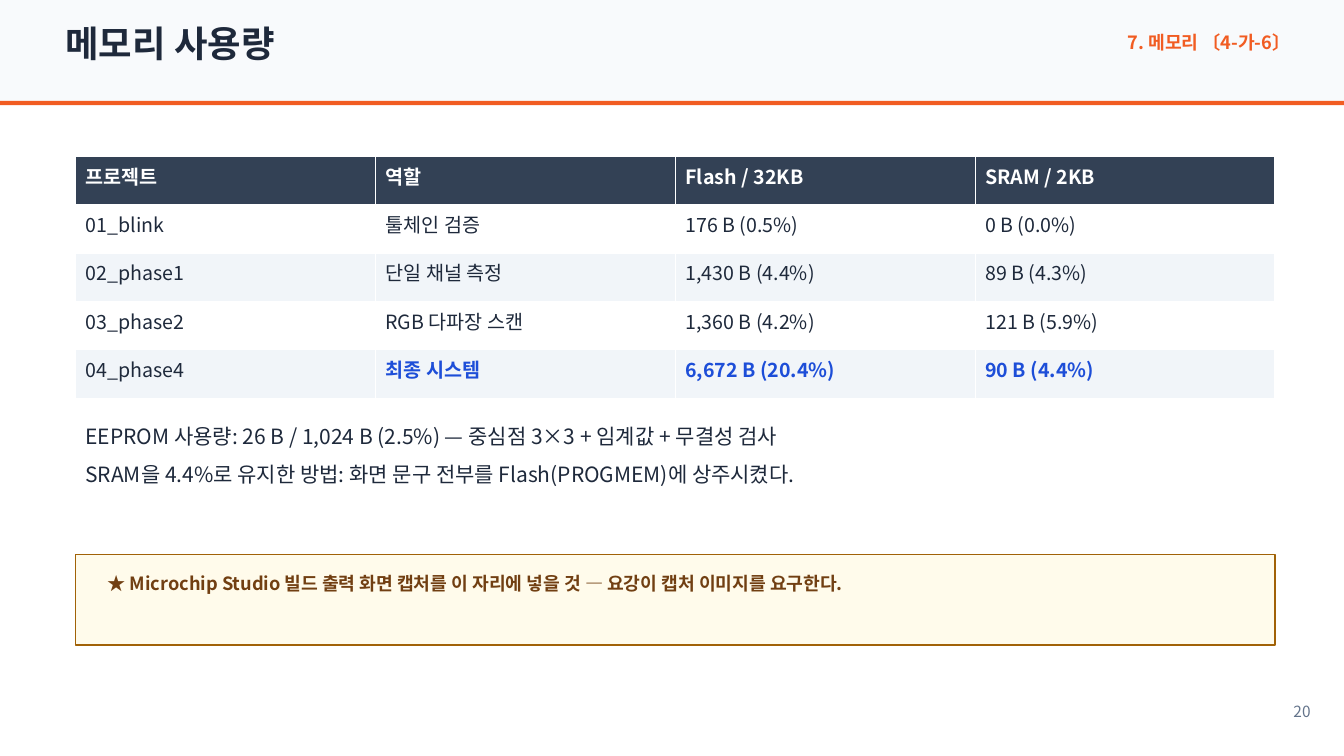
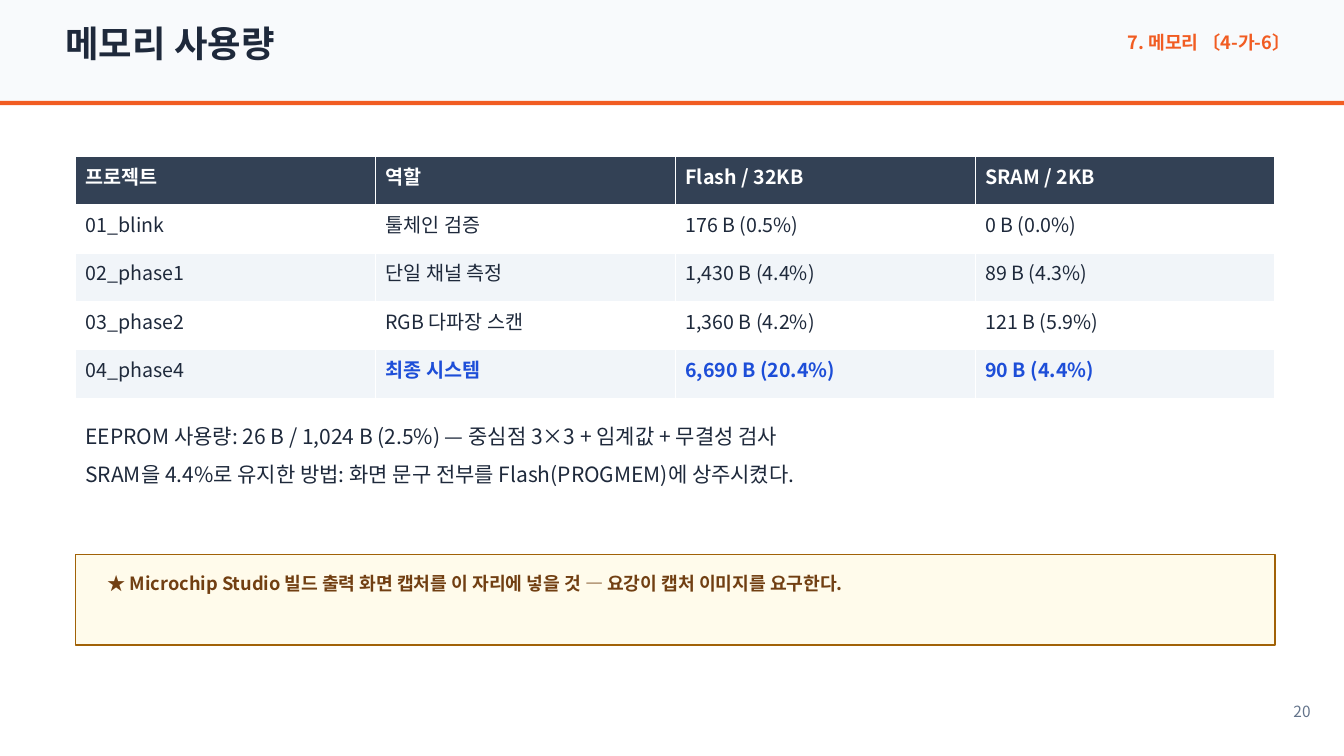
Before and after one commit to jms1005/coss-led-pedd-analyzer, a slide deck: slide 20 of 제출물/가_예선보고서_초안.pptx. Drawn at 1344x756 pixels with LibreOffice and Linux fonts; fonts in the diff are those of the drawing. Boxes give left, top, right and bottom in pixels: in the first picture for what was removed or moved away, otherwise in the second. Text is boxed around its words. In the diff, an @@ line names an element or a change of style, - is before the commit and + after.

```diff
--- a/제출물/가_예선보고서_초안.pptx
+++ b/제출물/가_예선보고서_초안.pptx
@@ table at box(76, 156, 1277, 398) @@
-row 5, column 3: 6,672 B (20.4%)
+row 5, column 3: 6,690 B (20.4%)
```
Also in this commit, not shown: 3 other files.
